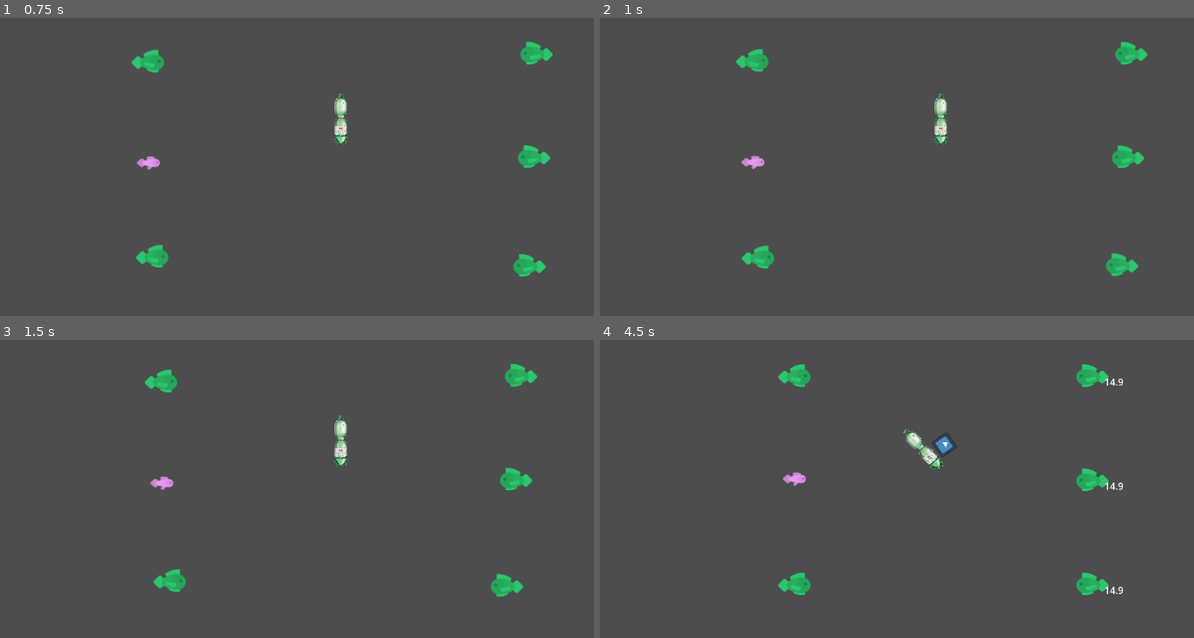
Above: before the commit, frames 1-4 (two rows, left to right).
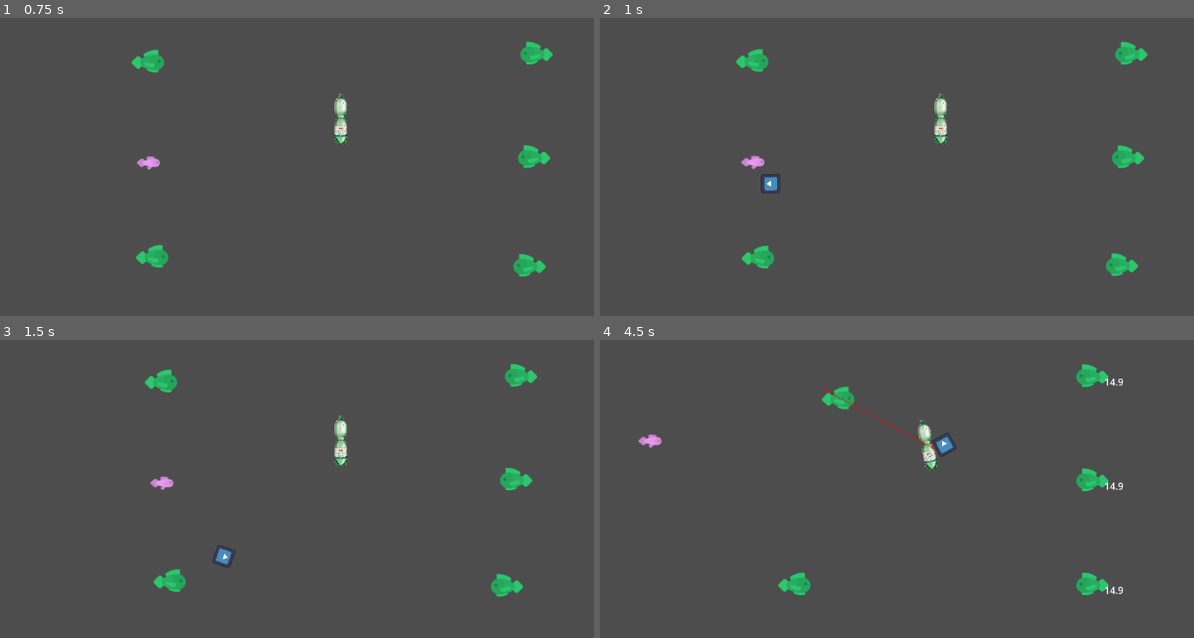
Above: after the commit, the same moments.

Repository: c0vvb0yy/gay-flankyball
Game: Godot game, scene res://stages/stage_root.tscn
The game is run twice, just before and just after one commit, with the same random seed, the same clock (stepped at 60 frames per second) and the same inputs. The engine's default icon, where the game draws it, is replaced by a stand-in: a white triangle on a blue panel in a dark square.
Inputs (mouse positions are in pixels of both pictures, inside the frame that each line leads up to):
- Up to frame 1 (0.75 s): tap Enter (ui_accept) at 0.5 s; move the mouse to (493, 104) at 0.52 s; hold Right (ui_right) from 0.53 s (still down); click (493, 104) at 0.67 s
- Up to frame 2 (1 s): keep holding Right (ui_right); tap Enter (ui_accept) at 0.77 s
- Up to frame 3 (1.5 s): move the mouse to (207, 465) at 1.27 s; release Right (ui_right) at 1.28 s; hold Down (ui_down) from 1.28 s (still down); click (207, 465) at 1.42 s
- Up to frame 4 (4.5 s): tap Enter (ui_accept) at 1.52, 3.02, 3.77 s; move the mouse to (1009, 360) at 2.02 s; release Down (ui_down) at 2.03 s; hold Right (ui_right) 2.03-2.78 s; click (1009, 360) at 2.17 s; move the mouse to (908, 521) at 2.77 s; hold Up (ui_up) 2.78-3.53 s; click (908, 521) at 2.92 s; move the mouse to (1152, 503) at 3.52 s; hold Left (ui_left) from 3.53 s (still down); click (1152, 503) at 3.67 s; move the mouse to (736, 387) at 4.27 s; click (736, 387) at 4.42 s

Frame 1 is identical in both runs. In frame 2, 0.1% of the frame differs, in the area x 27-31%, y 52-59%; in frame 3, 0.1%; in frame 4, 1.3%, in the area x 6-61%, y 8-49%.

Commit message:
more game loop stuff + navigation

Diff:
--- a/new-game-project/Entities/Targeter/projectile_bottle.tscn
+++ b/new-game-project/Entities/Targeter/projectile_bottle.tscn
@@ -9,7 +9,7 @@
 
 [sub_resource type="CapsuleShape2D" id="CapsuleShape2D_xsg4g"]
 
-[node name="ProjectileBottle" type="RigidBody2D"]
+[node name="ProjectileBottle" type="RigidBody2D" groups=["projectile"]]
 mass = 0.5
 physics_material_override = SubResource("PhysicsMaterial_fnpsa")
 gravity_scale = 0.0
--- a/new-game-project/Entities/game.gd
+++ b/new-game-project/Entities/game.gd
@@ -75,6 +75,7 @@
 	var t = create_tween()
 	t.tween_property(participant, "position", goal_position, randf_range(0.7, 3.5))
 	t.tween_callback(remove_player_blocker)
+	participant.start_position = goal_position
 	# TODO: after delay, the player enters from off screen
 	# when they have reached their goal opsition, they emit a signal to reduce blockers here
 	# when 0 blockers are reached, call start_match
@@ -97,8 +98,11 @@
 		start_match()
 
 func reset_target_bottle():
-	var target_bottle := $TargetBottle
+	var target_bottle : RigidBody2D = $TargetBottle
 	target_bottle.position = $TargetBottleSpawnPosition.position
+	target_bottle.linear_velocity = Vector2.ZERO
+	target_bottle.angular_velocity = 0
+	target_bottle.rotation = 0
 
 func on_participant_finished_drinking(participant:Participant):
 	if participant in participants_allied:
@@ -111,6 +115,7 @@
 			prints("enemy victory")
 
 func start_match():
+	get_tree().create_timer(2)
 	print("start")
 	# build turn order
 	var player_count = team_members_enemy.size() + team_members_allied.size()
@@ -135,6 +140,17 @@
 
 	defender.start_defending()
 
+func start_next_round():
+	await get_tree().create_timer(2)
+	for participant : Participant in turn_order:
+		participant.start_idling()
+	if is_attacker_allied():
+		defender_index_enemy = wrapi(defender_index_enemy + 1, 0, participants_enemy.size())
+	else:
+		defender_index_allied = wrapi(defender_index_allied + 1, 0, participants_allied.size())
+	turn_order_index = wrapi(turn_order_index + 1, 0, turn_order.size())
+	turn_order[turn_order_index].set_active(true)
+
 func trigger_out_of_bounds():
 	print("out of bounds")
 	pass
--- a/new-game-project/Entities/game.tscn
+++ b/new-game-project/Entities/game.tscn
@@ -14,6 +14,11 @@
 
 [sub_resource type="RectangleShape2D" id="RectangleShape2D_bsrev"]
 size = Vector2(1216, 61)
+
+[sub_resource type="NavigationPolygon" id="NavigationPolygon_egkrd"]
+vertices = PackedVector2Array(1074.12, 618.023, 34.0625, 620.969, 37.9297, 34.9531, 1081.86, 30.0391)
+polygons = Array[PackedInt32Array]([PackedInt32Array(0, 1, 2, 3)])
+outlines = Array[PackedVector2Array]([PackedVector2Array(28, 25, 1092, 20, 1084, 628, 24, 631)])
 
 [node name="Game" type="Node2D" groups=["ally", "enemy"]]
 script = ExtResource("1_jsh3y")
@@ -46,5 +51,10 @@
 position = Vector2(571, 675.5)
 shape = SubResource("RectangleShape2D_bsrev")
 
+[node name="NavigationRegion2D" type="NavigationRegion2D" parent="."]
+navigation_polygon = SubResource("NavigationPolygon_egkrd")
+
+[node name="BigText" type="Node2D" parent="."]
+
 [connection signal="body_entered" from="TargetBottle" to="." method="_on_target_bottle_body_entered"]
 [connection signal="body_entered" from="OutOfBounds" to="." method="_on_out_of_bounds_body_entered"]
--- a/new-game-project/Entities/participants/Player/player.gd
+++ b/new-game-project/Entities/participants/Player/player.gd
@@ -3,14 +3,16 @@
 @onready var targeter : Targeter = $Targeter
 var bottle_thrown := false
 
-
+var speed = 4.25
+var acceleration = 800
+var deceleration = 1000
+var velocity = Vector2.ZERO
+var axis = Vector2.ZERO
 
 func _ready() -> void:
 	super()
 
 func _input(event):
-	if not active:
-		return
 	if event.is_action_pressed("ui_accept") and state == State.Aiming:
 		if not targeter.is_rotation_set:
 			targeter.is_rotation_set = true
@@ -20,10 +22,21 @@
 			bottle_thrown = true
 			throw_bottle_targeted()
 	if state == State.Defending:
-		$Catcher.look_at(get_local_mouse_position())
+		catcher.look_at(get_global_mouse_position())
+		#catcher.rotate(get_drunk_sway() * 0.5)
 		if event is InputEventMouseButton:
 			if event.button_index == MOUSE_BUTTON_LEFT and event.pressed:
 				attempt_catch()
+				print("hsdgfhsdg")
+
+func _physics_process(delta: float) -> void:
+	var input_direction = Input.get_vector("ui_left", "ui_right", "ui_up", "ui_down")
+
+	if input_direction != Vector2.ZERO:
+		var target_velocity = speed * input_direction
+		velocity = velocity.move_toward(target_velocity, acceleration * delta)
+		position += velocity
+		#position = lerp(position, position + input * deftness, 0.1)
 
 func set_active(value:bool):
 	super(value)
@@ -44,3 +57,13 @@
 func start_defending():
 	super()
 	$Catcher.visible = true
+	print("PLAYER DEFENDS")
+
+
+func _on_catcher_bottle_entered() -> void:
+	print("bottle enter")
+
+
+func _on_catcher_bottle_exited() -> void:
+	print("bottle exit")
+	pass # Replace with function body.
--- a/new-game-project/Entities/participants/Player/player.tscn
+++ b/new-game-project/Entities/participants/Player/player.tscn
@@ -1,10 +1,11 @@
-[gd_scene load_steps=6 format=3 uid="uid://cx4d3g7x71l2n"]
+[gd_scene load_steps=7 format=3 uid="uid://cx4d3g7x71l2n"]
 
 [ext_resource type="Script" path="res://Entities/participants/Player/player.gd" id="1_iivgt"]
 [ext_resource type="Script" path="res://Entities/Targeter/Targeter.gd" id="2_s2io8"]
 [ext_resource type="Texture2D" uid="uid://dki1ulvk82wbo" path="res://assets/sprites/pointer.png" id="3_0wlei"]
 [ext_resource type="Texture2D" uid="uid://c57faoankxejj" path="res://assets/sprites/line.png" id="4_vm4gy"]
 [ext_resource type="Texture2D" uid="uid://clqsmjlipty0i" path="res://Entities/participants/sprites/fishTile_074.png" id="5_nbi5v"]
+[ext_resource type="PackedScene" uid="uid://bsm2hvdnwg03s" path="res://Entities/participants/catcher.tscn" id="6_adpd4"]
 
 [node name="Player" type="Node2D"]
 script = ExtResource("1_iivgt")
@@ -42,4 +43,10 @@
 [node name="Sprite" type="Sprite2D" parent="."]
 texture = ExtResource("5_nbi5v")
 
-[node name="Catcher" type="Node2D" parent="."]
+[node name="NavigationObstacle2D" type="NavigationObstacle2D" parent="."]
+radius = 33.33
+
+[node name="Catcher" parent="." instance=ExtResource("6_adpd4")]
+
+[connection signal="bottle_entered" from="Catcher" to="." method="_on_catcher_bottle_entered"]
+[connection signal="bottle_exited" from="Catcher" to="." method="_on_catcher_bottle_exited"]
--- a/new-game-project/Entities/participants/agents/agent.gd
+++ b/new-game-project/Entities/participants/agents/agent.gd
@@ -1,13 +1,40 @@
 extends Participant
+
+@onready var nav : NavigationAgent2D = $NavigationAgent2D
+
+var can_reach_bottle := false
+var reaction_time := 0.2
 
 func _ready() -> void:
 	super()
 
 func _process(delta: float) -> void:
 	super(delta)
+	if state == State.Defending:
+		nav.target_position = GameWorld.game_stage.get_target_bottle_position()
+		var deftness_offset = deftness #+ randf_range(deftness * -get_drunk_sway(), deftness * get_drunk_sway() * 0.3)
+		global_position = lerp(global_position, nav.get_next_path_position(), 0.002 * deftness_offset)
+
+		catcher.look_at(GameWorld.game_stage.get_target_bottle_position())
+		catcher.rotate(get_drunk_sway() * 0.5)
+
+		if can_reach_bottle:
+			reaction_time -= delta
+			if reaction_time <= 0:
+				attempt_catch()
+
 
 func set_active(value:bool):
 	super(value)
 	if active:
 		var goal_position := GameWorld.game_stage.get_target_bottle_position()
 		throw_bottle(goal_position - position, 30.0)
+
+
+func _on_catcher_bottle_entered() -> void:
+	can_reach_bottle = true
+
+
+func _on_catcher_bottle_exited() -> void:
+	can_reach_bottle = false
+	reaction_time = 0.2
--- a/new-game-project/Entities/participants/agents/agent.tscn
+++ b/new-game-project/Entities/participants/agents/agent.tscn
@@ -1,10 +1,22 @@
-[gd_scene load_steps=3 format=3 uid="uid://bixvpwostebt8"]
+[gd_scene load_steps=4 format=3 uid="uid://bixvpwostebt8"]
 
 [ext_resource type="Script" path="res://Entities/participants/agents/agent.gd" id="1_afmu1"]
 [ext_resource type="Texture2D" uid="uid://b1lhiobpvncjk" path="res://Entities/participants/sprites/fishTile_072.png" id="2_joow7"]
+[ext_resource type="PackedScene" uid="uid://bsm2hvdnwg03s" path="res://Entities/participants/catcher.tscn" id="3_rfjgc"]
 
 [node name="Agent" type="Node2D"]
 script = ExtResource("1_afmu1")
 
 [node name="Sprite" type="Sprite2D" parent="."]
 texture = ExtResource("2_joow7")
+
+[node name="NavigationAgent2D" type="NavigationAgent2D" parent="."]
+debug_enabled = true
+
+[node name="NavigationObstacle2D" type="NavigationObstacle2D" parent="."]
+radius = 33.33
+
+[node name="Catcher" parent="." instance=ExtResource("3_rfjgc")]
+
+[connection signal="bottle_entered" from="Catcher" to="." method="_on_catcher_bottle_entered"]
+[connection signal="bottle_exited" from="Catcher" to="." method="_on_catcher_bottle_exited"]
--- /dev/null
+++ b/new-game-project/Entities/participants/catcher.gd
@@ -0,0 +1,17 @@
+extends Area2D
+
+
+signal bottle_entered()
+signal bottle_exited()
+
+var has_bottle := false
+
+func _on_body_entered(body: Node2D) -> void:
+	if body is TargetBottle:
+		emit_signal("bottle_entered")
+		has_bottle = true
+
+func _on_body_exited(body: Node2D) -> void:
+	if body is TargetBottle:
+		emit_signal("bottle_exited")
+		has_bottle = false
--- /dev/null
+++ b/new-game-project/Entities/participants/catcher.tscn
@@ -0,0 +1,16 @@
+[gd_scene load_steps=3 format=3 uid="uid://bsm2hvdnwg03s"]
+
+[ext_resource type="Script" path="res://Entities/participants/catcher.gd" id="1_dd76k"]
+
+[sub_resource type="RectangleShape2D" id="RectangleShape2D_2xs3h"]
+size = Vector2(76, 20)
+
+[node name="Catcher" type="Area2D"]
+script = ExtResource("1_dd76k")
+
+[node name="CollisionShape2D" type="CollisionShape2D" parent="."]
+position = Vector2(28, 0)
+shape = SubResource("RectangleShape2D_2xs3h")
+
+[connection signal="body_entered" from="." to="." method="_on_body_entered"]
+[connection signal="body_exited" from="." to="." method="_on_body_exited"]
--- a/new-game-project/Entities/participants/drinking_bottle.gd
+++ b/new-game-project/Entities/participants/drinking_bottle.gd
@@ -4,8 +4,10 @@
 
 signal bottle_empty()
 
-func take_sip(volume:float):
+func take_sip(volume:float) -> float:
+	var prev_volume := volume
 	if volume >= total_volume:
 		emit_signal("bottle_empty")
 	total_volume = max(total_volume - volume, 0)
 	$Label.text = str(total_volume)
+	return prev_volume - total_volume
--- a/new-game-project/Entities/participants/participant.gd
+++ b/new-game-project/Entities/participants/participant.gd
@@ -8,6 +8,8 @@
 	Drinking
 }
 var state := State.Idle
+
+@onready var catcher : Node2D = $Catcher
 
 ## which shape is used for catching incoming bottles
 @export var catch_shape : Polygon2D
@@ -22,10 +24,18 @@
 @export var accuracy := 10.0
 
 var active := false
+var alcohol_level := 0.0
 
 var drinking_bottle:Node2D
+var start_position
 
 signal participant_finished_drinking(participant:Participant)
+
+func get_drunk_sway():
+	var sway = sin(GameWorld.time)
+	# TODO this is wrong
+	var amp := alcohol_level / alcohol_tolerance
+	return sway# * amp
 
 func _ready() -> void:
 	set_active(false)
@@ -37,7 +47,7 @@
 
 func _process(delta: float) -> void:
 	if state == State.Drinking:
-		drinking_bottle.take_sip(delta)
+		alcohol_level += drinking_bottle.take_sip(delta)
 
 func set_active(value:bool):
 	active = value
@@ -55,8 +65,11 @@
 
 
 func throw_bottle(throw_direction:Vector2, force:float):
+	for bottle : ProjectileBottle in get_tree().get_nodes_in_group("projectile"):
+		bottle.queue_free()
 	var bottle = preload("res://Entities/Targeter/projectile_bottle.tscn").instantiate()
 	GameWorld.game_stage.add_child(bottle)
+	GameWorld.game_stage.thrown_bottle = bottle
 	bottle.global_position = global_position
 	throw_direction = throw_direction.normalized()
 	bottle.launch_bottle(throw_direction, force * (BASE_THROW_FORCE + throw_force))
@@ -68,6 +81,20 @@
 func start_drinking():
 	state = State.Drinking
 
+func stun():
+	pass
+
+func start_idling():
+	state = State.Idle
+
 func attempt_catch():
-	print("catch")
-	pass
+	if catcher.has_bottle:
+		GameWorld.game_stage.game.reset_target_bottle()
+		GameWorld.game_stage.game.start_next_round()
+		reset_to_start_position()
+	else:
+		stun()
+
+func reset_to_start_position():
+	# TODO: vfx
+	global_position = start_position
--- a/new-game-project/autoloads/game_world.gd
+++ b/new-game-project/autoloads/game_world.gd
@@ -12,6 +12,7 @@
 var camera : Camera2D
 
 var background := ""
+var time := 0.0
 
 enum MatchState{
 	Aiming,
@@ -24,6 +25,9 @@
 
 func _ready() -> void:
 	Data.apply("gameworld.matchstate", MatchState.Starting)
+
+func _process(delta: float) -> void:
+	time += delta
 
 func serialize():
 	var result := {}
--- a/new-game-project/project.godot
+++ b/new-game-project/project.godot
@@ -27,6 +27,42 @@
 
 ally=""
 enemy=""
+projectile=""
+
+[input]
+
+ui_left={
+"deadzone": 0.5,
+"events": [Object(InputEventKey,"resource_local_to_scene":false,"resource_name":"","device":0,"window_id":0,"alt_pressed":false,"shift_pressed":false,"ctrl_pressed":false,"meta_pressed":false,"pressed":false,"keycode":4194319,"physical_keycode":0,"key_label":0,"unicode":0,"location":0,"echo":false,"script":null)
+, Object(InputEventJoypadButton,"resource_local_to_scene":false,"resource_name":"","device":0,"button_index":13,"pressure":0.0,"pressed":false,"script":null)
+, Object(InputEventJoypadMotion,"resource_local_to_scene":false,"resource_name":"","device":0,"axis":0,"axis_value":-1.0,"script":null)
+, Object(InputEventKey,"resource_local_to_scene":false,"resource_name":"","device":-1,"window_id":0,"alt_pressed":false,"shift_pressed":false,"ctrl_pressed":false,"meta_pressed":false,"pressed":false,"keycode":0,"physical_keycode":65,"key_label":0,"unicode":97,"location":0,"echo":false,"script":null)
+]
+}
+ui_right={
+"deadzone": 0.5,
+"events": [Object(InputEventKey,"resource_local_to_scene":false,"resource_name":"","device":0,"window_id":0,"alt_pressed":false,"shift_pressed":false,"ctrl_pressed":false,"meta_pressed":false,"pressed":false,"keycode":4194321,"physical_keycode":0,"key_label":0,"unicode":0,"location":0,"echo":false,"script":null)
+, Object(InputEventJoypadButton,"resource_local_to_scene":false,"resource_name":"","device":0,"button_index":14,"pressure":0.0,"pressed":false,"script":null)
+, Object(InputEventJoypadMotion,"resource_local_to_scene":false,"resource_name":"","device":0,"axis":0,"axis_value":1.0,"script":null)
+, Object(InputEventKey,"resource_local_to_scene":false,"resource_name":"","device":-1,"window_id":0,"alt_pressed":false,"shift_pressed":false,"ctrl_pressed":false,"meta_pressed":false,"pressed":false,"keycode":0,"physical_keycode":68,"key_label":0,"unicode":100,"location":0,"echo":false,"script":null)
+]
+}
+ui_up={
+"deadzone": 0.5,
+"events": [Object(InputEventKey,"resource_local_to_scene":false,"resource_name":"","device":0,"window_id":0,"alt_pressed":false,"shift_pressed":false,"ctrl_pressed":false,"meta_pressed":false,"pressed":false,"keycode":4194320,"physical_keycode":0,"key_label":0,"unicode":0,"location":0,"echo":false,"script":null)
+, Object(InputEventJoypadButton,"resource_local_to_scene":false,"resource_name":"","device":0,"button_index":11,"pressure":0.0,"pressed":false,"script":null)
+, Object(InputEventJoypadMotion,"resource_local_to_scene":false,"resource_name":"","device":0,"axis":1,"axis_value":-1.0,"script":null)
+, Object(InputEventKey,"resource_local_to_scene":false,"resource_name":"","device":-1,"window_id":0,"alt_pressed":false,"shift_pressed":false,"ctrl_pressed":false,"meta_pressed":false,"pressed":false,"keycode":0,"physical_keycode":87,"key_label":0,"unicode":119,"location":0,"echo":false,"script":null)
+]
+}
+ui_down={
+"deadzone": 0.5,
+"events": [Object(InputEventKey,"resource_local_to_scene":false,"resource_name":"","device":0,"window_id":0,"alt_pressed":false,"shift_pressed":false,"ctrl_pressed":false,"meta_pressed":false,"pressed":false,"keycode":4194322,"physical_keycode":0,"key_label":0,"unicode":0,"location":0,"echo":false,"script":null)
+, Object(InputEventJoypadButton,"resource_local_to_scene":false,"resource_name":"","device":0,"button_index":12,"pressure":0.0,"pressed":false,"script":null)
+, Object(InputEventJoypadMotion,"resource_local_to_scene":false,"resource_name":"","device":0,"axis":1,"axis_value":1.0,"script":null)
+, Object(InputEventKey,"resource_local_to_scene":false,"resource_name":"","device":-1,"window_id":0,"alt_pressed":false,"shift_pressed":false,"ctrl_pressed":false,"meta_pressed":false,"pressed":false,"keycode":0,"physical_keycode":83,"key_label":0,"unicode":115,"location":0,"echo":false,"script":null)
+]
+}
 
 [physics]
 
--- a/new-game-project/stages/game_stage.gd
+++ b/new-game-project/stages/game_stage.gd
@@ -19,6 +19,7 @@
 
 @onready var cg_roots := [find_child("CGBottomContainer"), find_child("CGTopContainer")]
 var blockers := 1
+var thrown_bottle : ProjectileBottle
 
 @onready var game = $Game
 var callable_upon_blocker_clear:Callable
@@ -35,6 +36,11 @@
 
 func get_target_bottle_position() -> Vector2:
 	return $Game.find_child("TargetBottle").global_position
+
+func get_thrown_bottle_position() -> Vector2:
+	if not thrown_bottle:
+		return get_target_bottle_position()
+	return thrown_bottle.global_position
 
 func show_ui():
 	pass
Not shown: 1 places in new-game-project/Entities/game.tscn that only renumber resources
